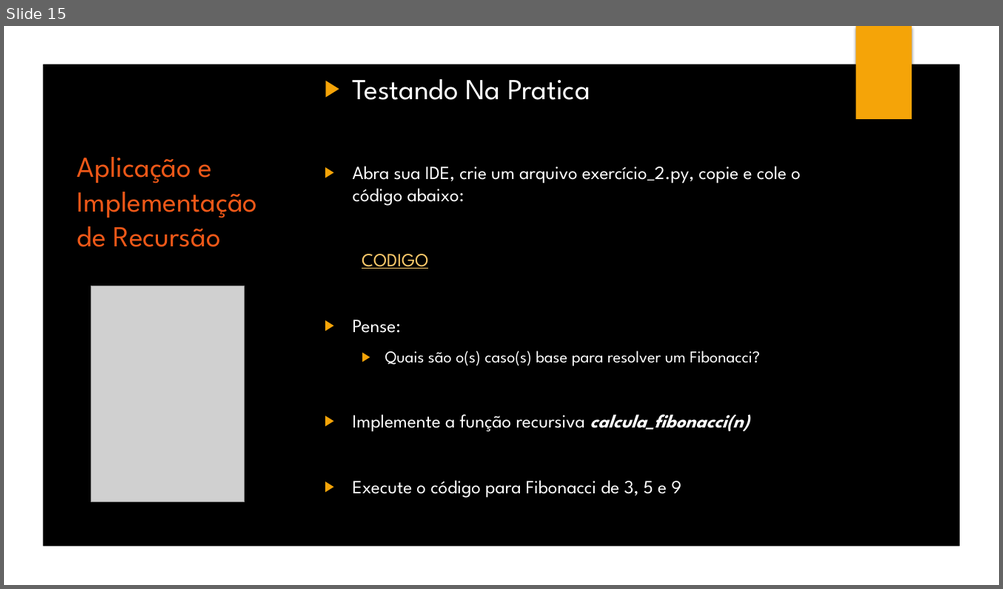
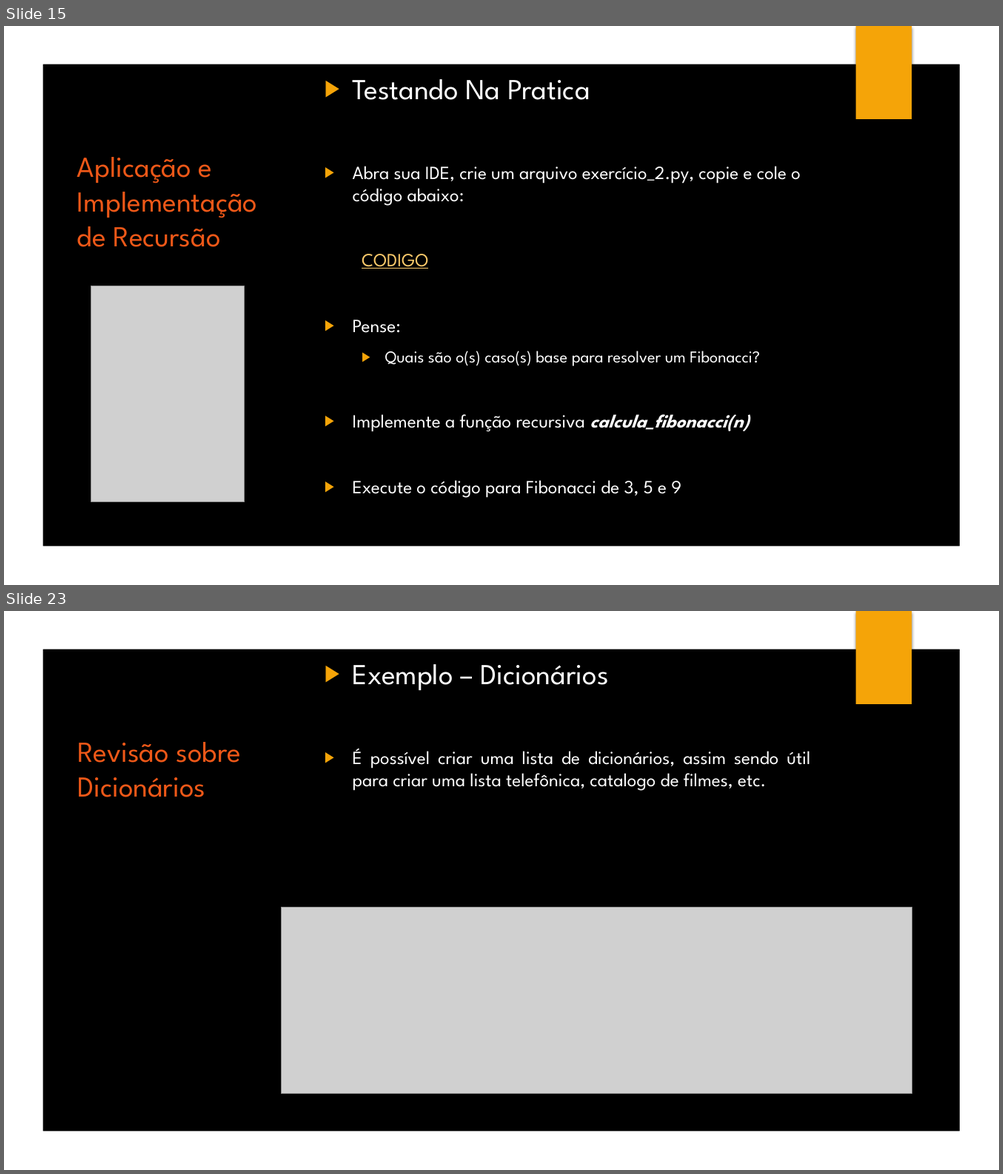
Before and after one commit to yLeonardo/Mini_curso_python, a slide deck: Curso_Python.pptx. Shown one above the other, each under a label of ours: slide 15 before the commit, slides 15 and 23 after it; the slides between them are not shown. The pictures are 1003x589 and 1003x1174 pixels, drawn with LibreOffice and Linux fonts; fonts in the diff are those of the drawing; grey boxes stand for pictures; background and template pictures are left out. Boxes give left, top, right and bottom in pixels: in the first picture for what was removed or moved away, otherwise in the second. Text is boxed around its words. In the diff, an @@ line names an element or a change of style, - is before the commit and + after.

```diff
--- a/Curso_Python.pptx
+++ b/Curso_Python.pptx
@@ slide 23 added at [4, 611, 999, 1170], background picture (left out); not listed: 7 template elements that a slide beside it also shows @@
@@ rectangle added at [4, 611, 999, 1170], fill #000000 @@
@@ freeform shape added at [4, 611, 999, 1170], fill #FFFFFF @@
@@ rectangle added at [855, 611, 911, 704], fill #F5A408 @@
@@ text added at [353, 664, 810, 791], 18 pt, text #FFFFFF @@
+▶ Exemplo – Dicionários
+▶ É possível criar uma lista de dicionários, assim sendo útil para criar uma lista telefônica, catalogo de filmes, etc.
@@ title added at [77, 742, 241, 797], 28 pt, text #EE5818 @@
+Revisão sobre Dicionários
@@ picture added at [282, 907, 912, 1094] @@
```
Also in this commit, not shown: 1 slide changed, 7 other slides added, 1 other file.
